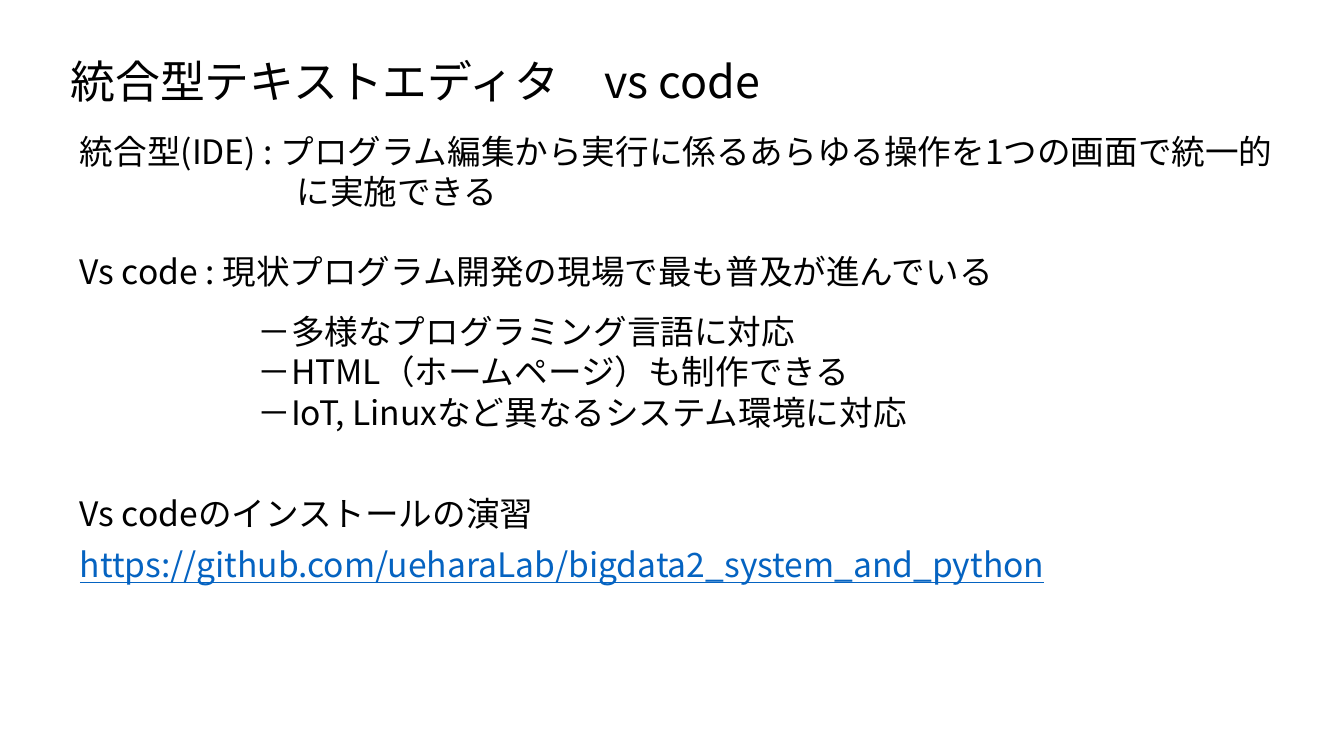
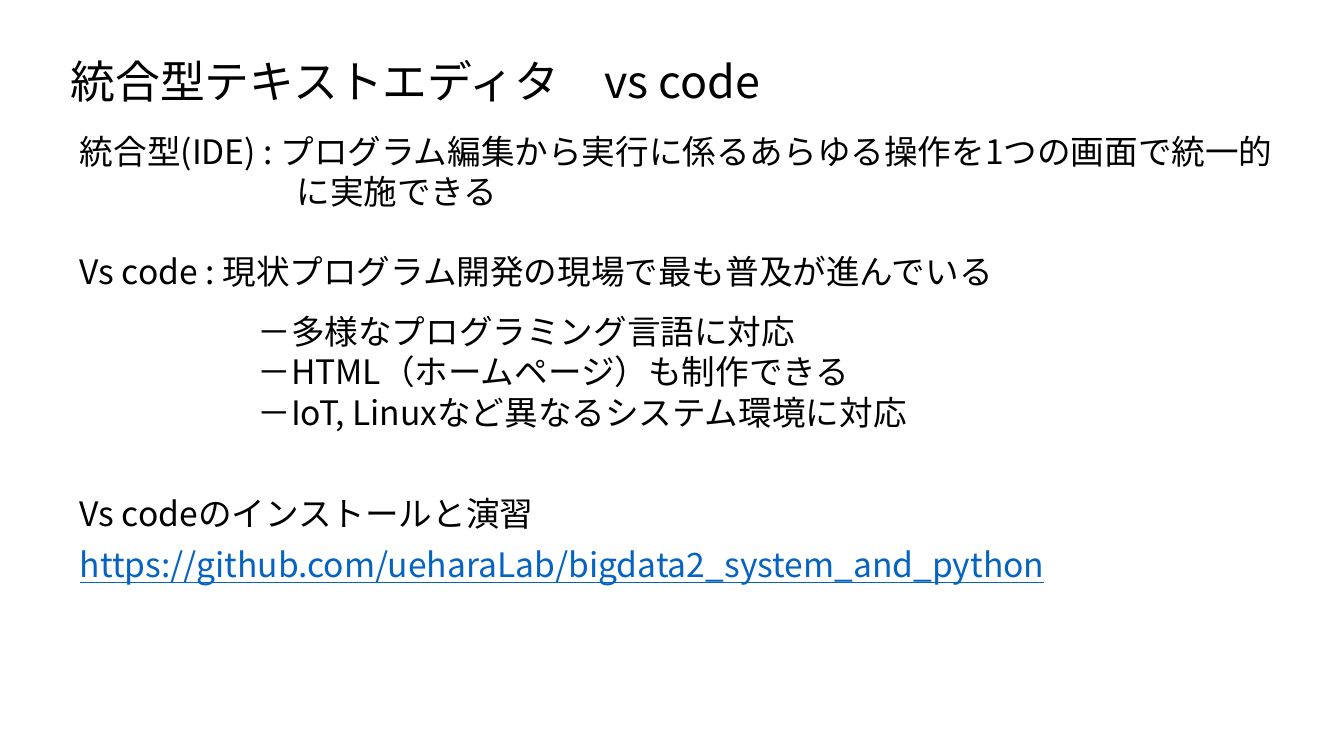
Before and after one commit to ueharaLab/bigdata2_system_and_python, a slide deck: slide 13 of bigdata2_system_and_python.pptx. Drawn at 1344x756 pixels with LibreOffice and Linux fonts; fonts in the diff are those of the drawing. Boxes give left, top, right and bottom in pixels: in the first picture for what was removed or moved away, otherwise in the second. Text is boxed around its words. In the diff, an @@ line names an element or a change of style, - is before the commit and + after.

```diff
--- a/bigdata2_system_and_python.pptx
+++ b/bigdata2_system_and_python.pptx
@@ text at [80,497,534,529]: text changed @@
-Vs codeのインストールの演習
+Vs codeのインストールと演習
```
Also in this commit, not shown: 1 other slide changed, 1 other file.
